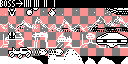
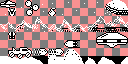
Layered file, before and after one edit (128px x 64px). Changes by layer:
hid "BOSS BAR" over [0, 0, 128, 8]
added layer "Bullet" above "Big UFO" over [64, 40, 80, 48]
hid "moontopia" over [0, 32, 128, 48]
